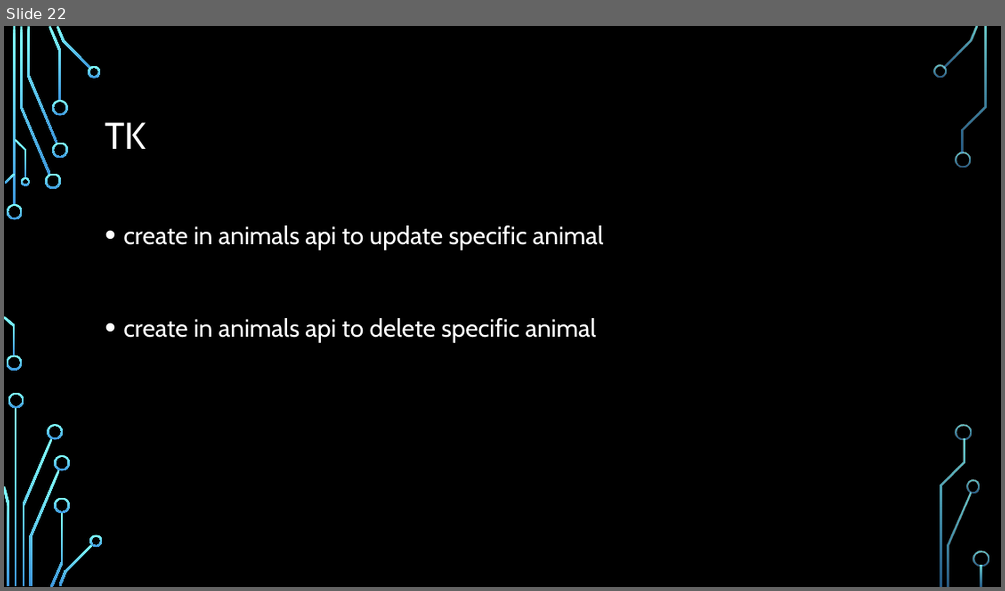
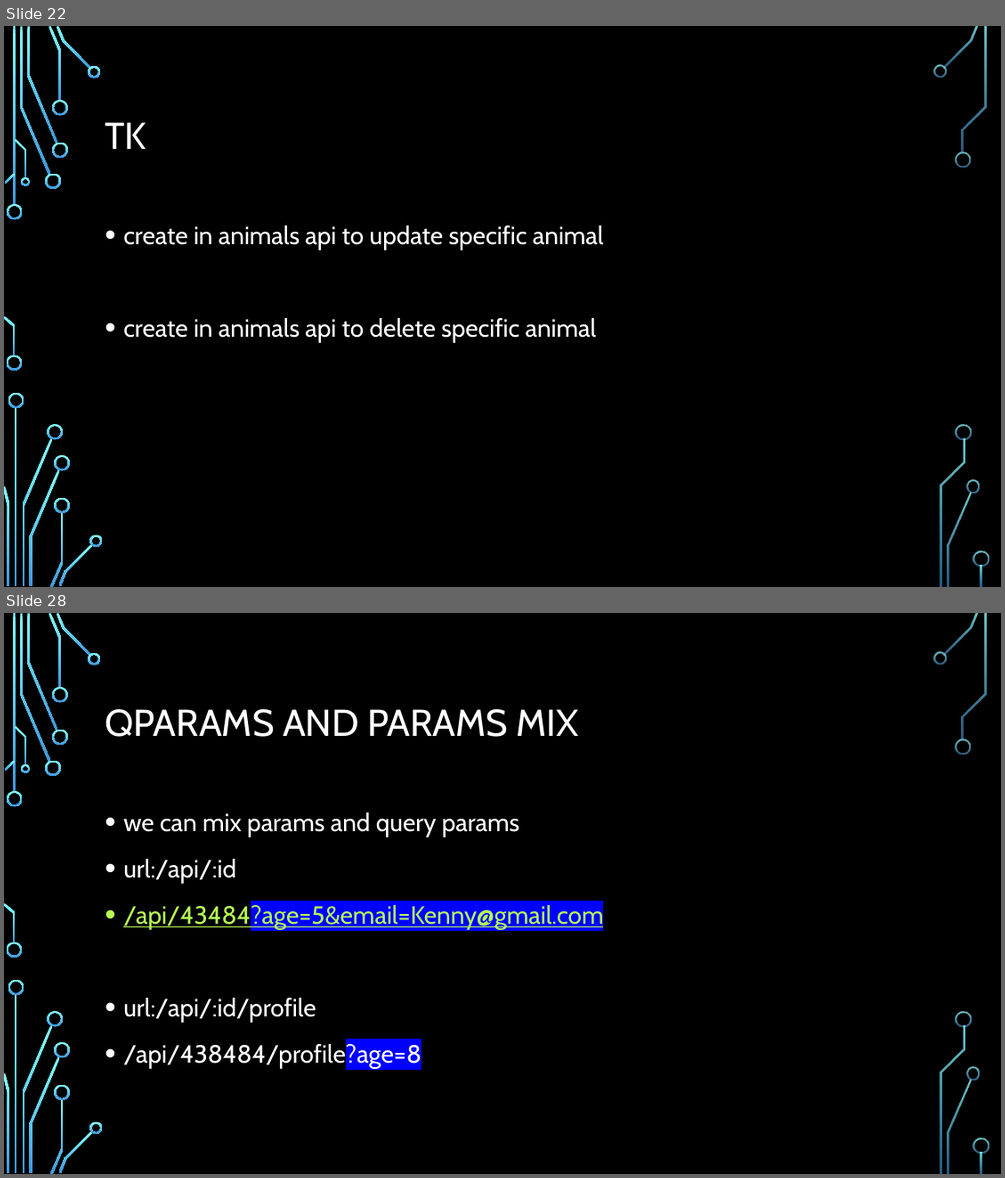
Before and after one commit to Rlss91/hu_morning_nodejs_W011121MR, a slide deck: docs/node js.pptx. Shown one above the other, each under a label of ours: slide 22 before the commit, slides 22 and 28 after it; the slides between them are not shown. The pictures are 1005x591 and 1005x1178 pixels, drawn with LibreOffice and Linux fonts; fonts in the diff are those of the drawing; background and template pictures are left out. Boxes give left, top, right and bottom in pixels: in the first picture for what was removed or moved away, otherwise in the second. Text is boxed around its words. In the diff, an @@ line names an element or a change of style, - is before the commit and + after.

Commit message:
params

```diff
--- a/docs/node js.pptx
+++ b/docs/node js.pptx
@@ slide 28 added at [4,613,1001,1174], background picture (left out); not listed: 36 template elements that a slide beside it also shows @@
@@ title added at [105,709,579,737], 36 pt, text #FFFFFF @@
+QPARAMS AND PARAMS MIX
@@ text added at [123,812,603,1068], 24 pt, text #FFFFFF @@
+• we can mix params and query params
+• url:/api/:id
+• /api/43484?age=5&email=Kenny@gmail.com
+• url:/api/:id/profile
+• /api/438484/profile?age=8
```
Also in this commit, not shown: 6 other slides added, 1 other file.
